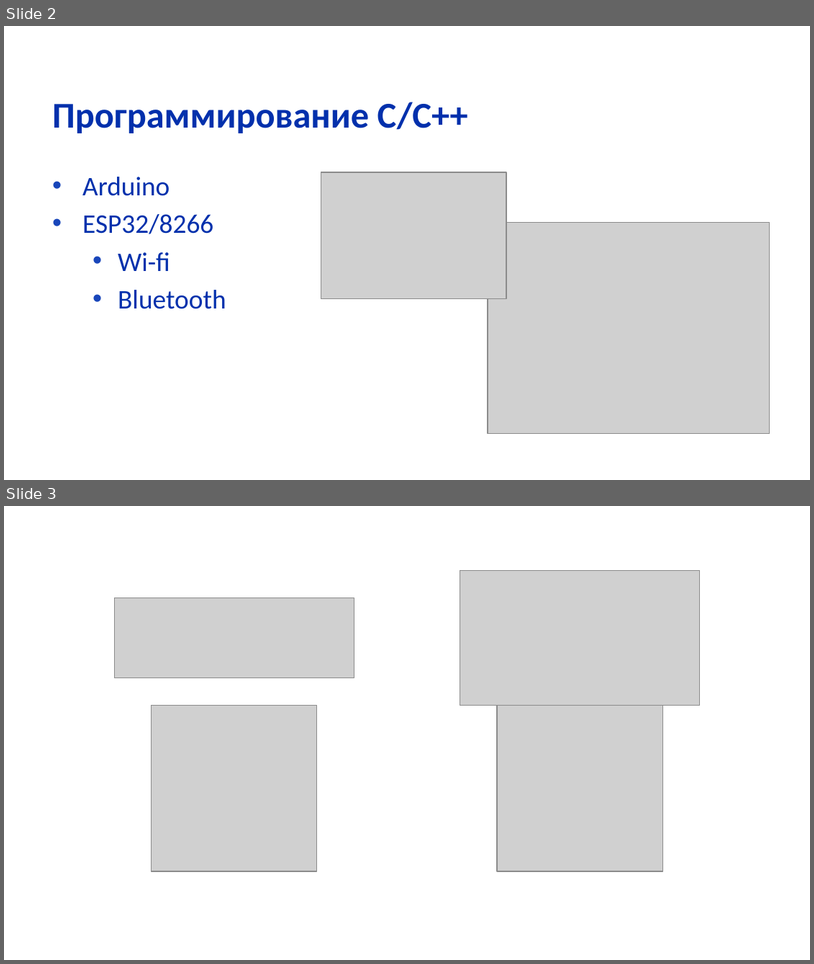
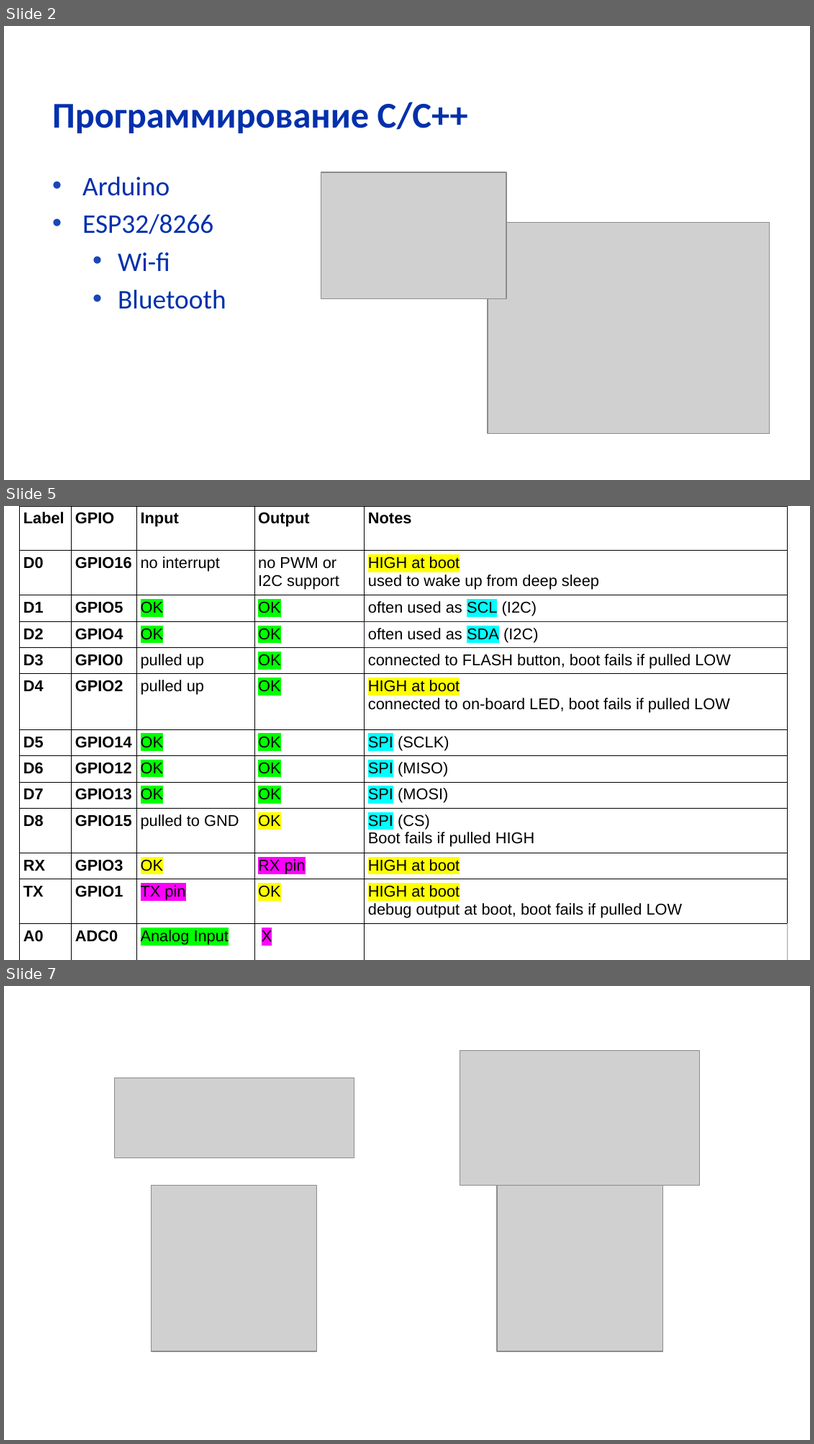
Before and after one commit to 4yvakZ/ESP8266_Course, a slide deck: Лекция 1.pptx. Shown one above the other, each under a label of ours: slides 2 and 3 before the commit, slides 2, 5 and 7 after it; the slides between them are not shown. The pictures are 814x964 and 814x1444 pixels, drawn with LibreOffice and Linux fonts; fonts in the diff are those of the drawing; grey boxes stand for pictures; background and template pictures are left out. Boxes give left, top, right and bottom in pixels: in the first picture for what was removed or moved away, otherwise in the second. Text is boxed around its words. In the diff, an @@ line names an element or a change of style, - is before the commit and + after.

Commit message:
Update

```diff
--- a/Лекция 1.pptx
+++ b/Лекция 1.pptx
@@ slide 5 added at (4, 506, 810, 960), background #FFFFFF @@
@@ table added at (19, 506, 786, 960), 13 rows, 5 columns @@
+Label | GPIO | Input | Output | Notes
+D0 | GPIO16 | no interrupt | no PWM or I2C support | HIGH at boot / used to wake up from deep sleep
+D1 | GPIO5 | OK | OK | often used as SCL (I2C)
+D2 | GPIO4 | OK | OK | often used as SDA (I2C)
+D3 | GPIO0 | pulled up | OK | connected to FLASH button, boot fails if pulled LOW
+D4 | GPIO2 | pulled up | OK | HIGH at boot / connected to on-board LED, boot fails if pulled LOW
+D5 | GPIO14 | OK | OK | SPI (SCLK)
+D6 | GPIO12 | OK | OK | SPI (MISO)
+D7 | GPIO13 | OK | OK | SPI (MOSI)
+D8 | GPIO15 | pulled to GND | OK | SPI (CS) / Boot fails if pulled HIGH
+RX | GPIO3 | OK | RX pin | HIGH at boot
+TX | GPIO1 | TX pin | OK | HIGH at boot / debug output at boot, boot fails if pulled LOW
+A0 | ADC0 | Analog Input | X | 
@@ what was slide 3 is now slide 7 @@
```
Also in this commit, not shown: 3 other slides added.
